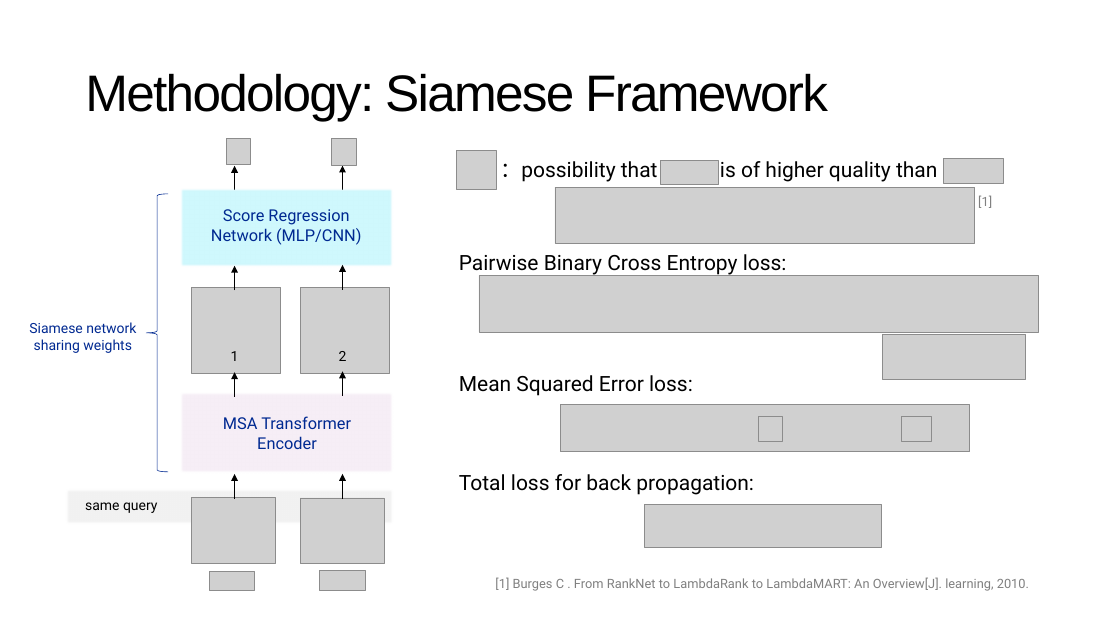
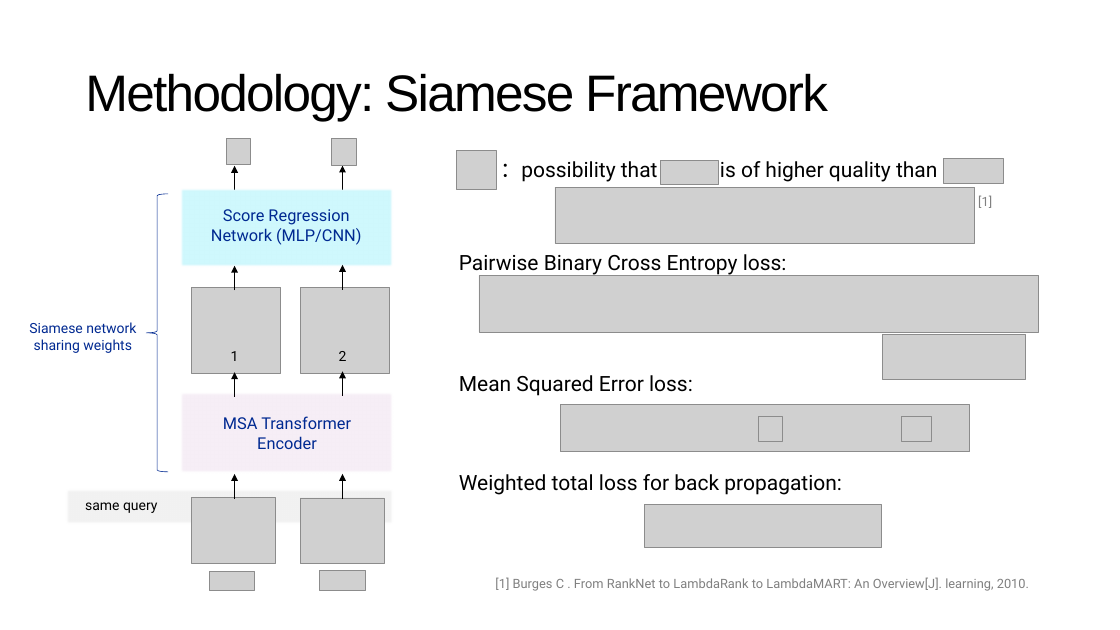
Before and after one commit to NaiL23/ShanghaiTech-CS177H-MSA-Scoring, a slide deck: slide 12 of report/presentation.pptx (slide 11 before the commit). Drawn at 1120x630 pixels with LibreOffice and Linux fonts; fonts in the diff are those of the drawing; grey boxes stand for pictures. Boxes give left, top, right and bottom in pixels: in the first picture for what was removed or moved away, otherwise in the second. Text is boxed around its words. In the diff, an @@ line names an element or a change of style, - is before the commit and + after.

```diff
--- a/report/presentation.pptx
+++ b/report/presentation.pptx
@@ text at (459,474,842,495): text changed @@
-Total loss for back propagation:
+Weighted total loss for back propagation:
```
Also in this commit, not shown: 8 other slides changed, 6 slides added, 1 slide removed, 4 other files.
